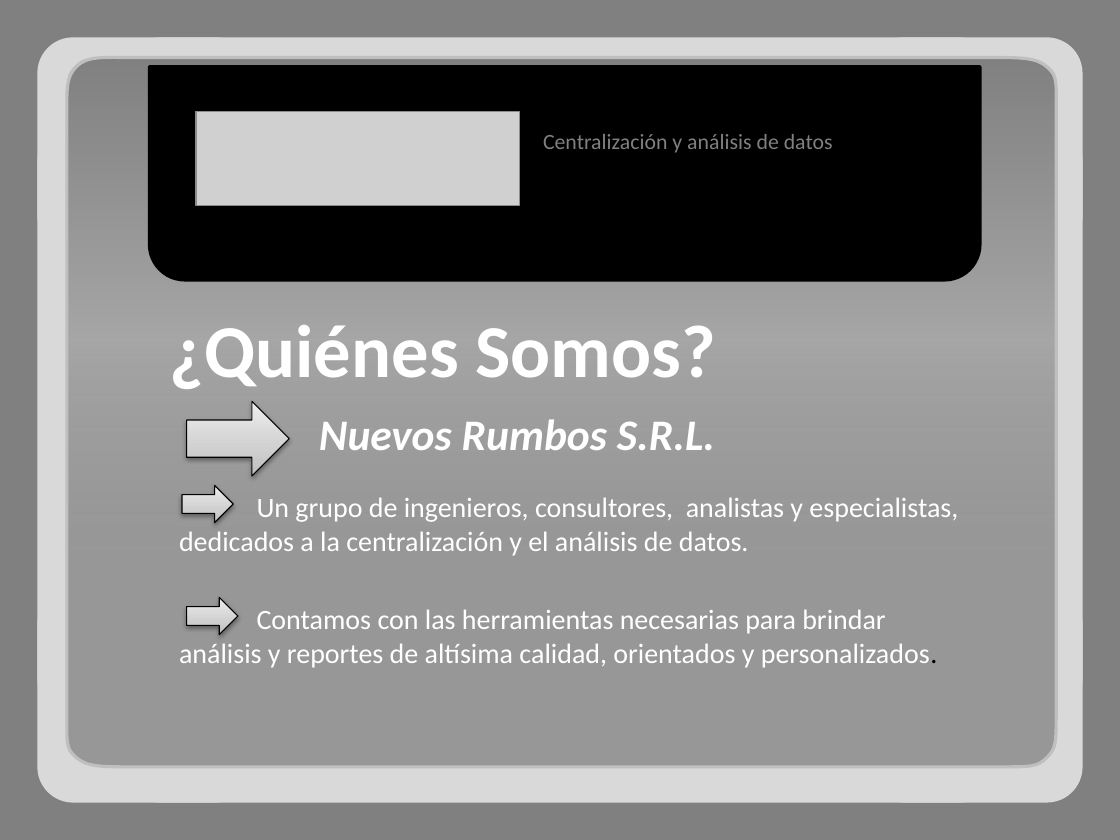
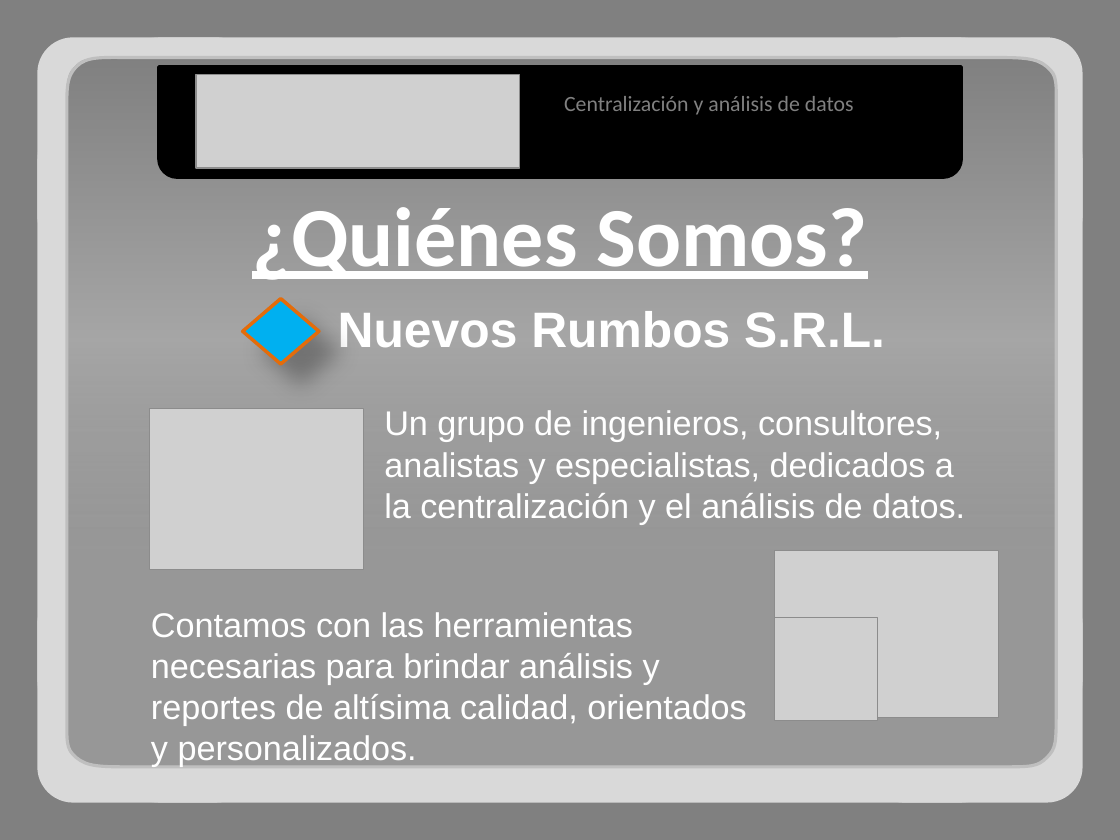
Before and after one commit to adrianachelotti/tallerdesarrollo1ero2011, a slide deck: slide 2 of Presentacion/Comercial/Presentacion Comercial.pptx. Drawn at 1120x840 pixels with LibreOffice and Linux fonts; fonts in the diff are those of the drawing; grey boxes stand for pictures. Boxes give left, top, right and bottom in pixels: in the first picture for what was removed or moved away, otherwise in the second. Text is boxed around its words. In the diff, an @@ line names an element or a change of style, - is before the commit and + after.

```diff
--- a/Presentacion/Comercial/Presentacion Comercial.pptx
+++ b/Presentacion/Comercial/Presentacion Comercial.pptx
@@ round same rect: place and size @@
-round same rect at box(149, 67, 980, 280)
+round same rect at box(159, 67, 962, 178)
@@ picture: place and size @@
-picture at box(196, 112, 520, 205)
+picture at box(196, 75, 520, 168)
@@ text "Centralización y análisis de datos": place and size @@
-text "Centralización y análisis de datos" at box(543, 134, 833, 153)
+text "Centralización y análisis de datos" at box(564, 96, 854, 115)
@@ text "¿Quiénes Somos?": place and size @@
-text "¿Quiénes Somos?" at box(170, 325, 716, 389)
+text "¿Quiénes Somos?" at box(252, 207, 867, 280)
@@ text "¿Quiénes Somos?" at box(252, 207, 867, 280): size 48 to 54 pt, underline on @@
@@ diamond added at box(243, 299, 319, 364), fill #00B0F0, outline #E46C0A 2.25 pt @@
@@ text "Nuevos Rumbos S.R.L.": place and size @@
-text "Nuevos Rumbos S.R.L." at box(319, 419, 715, 450)
+text "Nuevos Rumbos S.R.L." at box(338, 311, 885, 348)
@@ text "Nuevos Rumbos S.R.L." at box(338, 311, 885, 348): size 28 to 32 pt, font Calibri to Arial, italic off @@
@@ picture added at box(149, 409, 364, 570) @@
@@ right arrow removed at box(187, 401, 290, 476) @@
@@ text "Un grupo de ingenieros, consultores, ...": place and size @@
-text "Un grupo de ingenieros, consultores, ..." at box(179, 497, 958, 556)
+text "Un grupo de ingenieros, consultores, ..." at box(384, 410, 965, 524)
@@ text "Un grupo de ingenieros, consultores, ..." at box(384, 410, 965, 524): size 18 to 22 pt, font Calibri to Arial @@
@@ right arrow removed at box(181, 485, 233, 522) @@
@@ picture added at box(775, 551, 999, 718) @@
@@ text "Contamos con las herramientas necesarias ...": place and size @@
-text "Contamos con las herramientas necesarias ..." at box(179, 609, 938, 668)
+text "Contamos con las herramientas necesarias ..." at box(151, 612, 746, 766)
@@ text "Contamos con las herramientas necesarias ..." at box(151, 612, 746, 766): size 18 to 22 pt, font Calibri to Arial; text colour #000000 to #FFFFFF in "personalizados." @@
@@ right arrow removed at box(187, 597, 239, 634) @@
@@ picture added at box(775, 617, 878, 720) @@
```
Also in this commit, not shown: 9 other slides changed, 30 other files.
